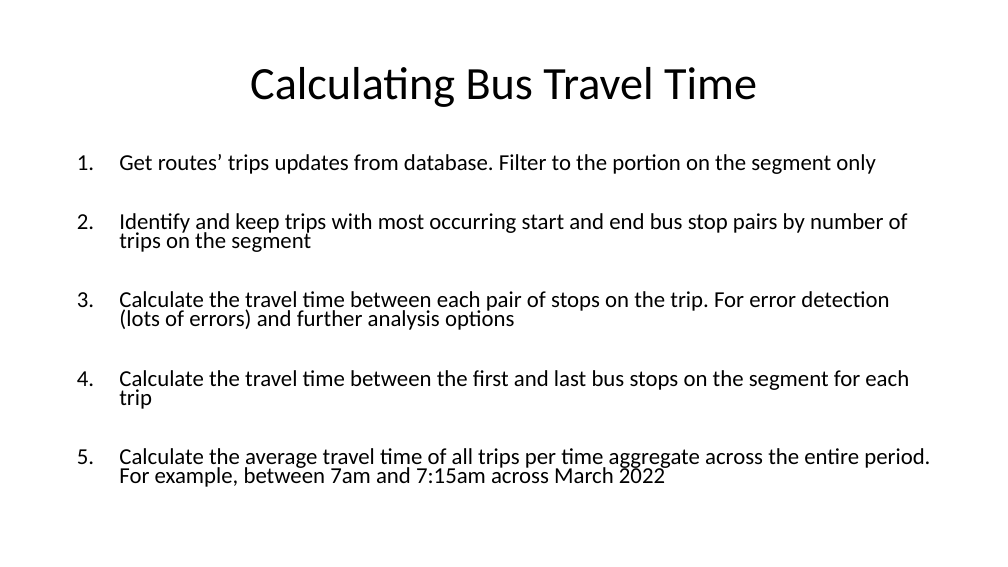
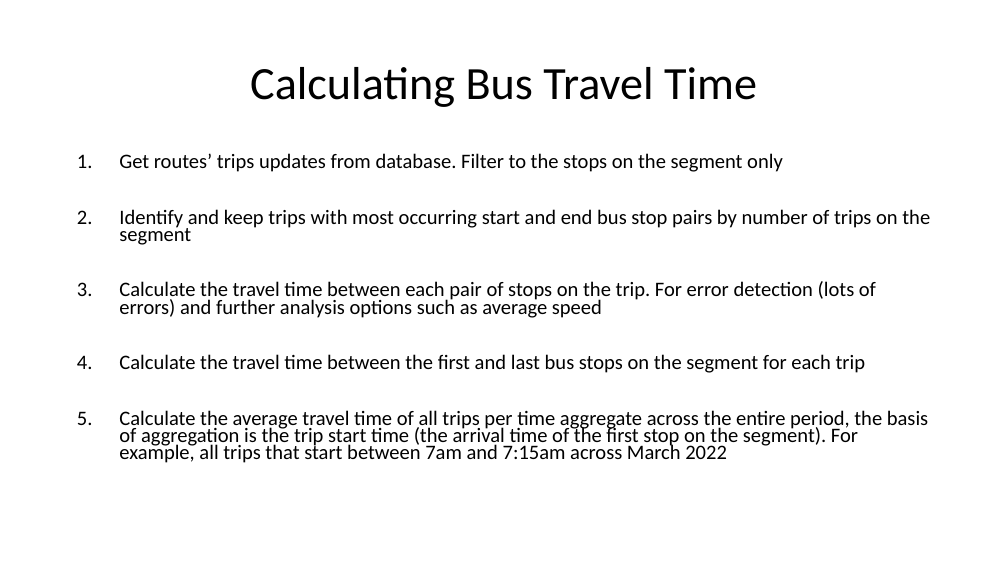
Before and after one commit to imalh2/ETC5543-Lynxx, a slide deck: slide 12 of team-presentation/team_presentation.pptx. Drawn at 1008x567 pixels with LibreOffice and Linux fonts; fonts in the diff are those of the drawing. Boxes give left, top, right and bottom in pixels: in the first picture for what was removed or moved away, otherwise in the second. Text is boxed around its words. In the diff, an @@ line names an element or a change of style, - is before the commit and + after.

Commit message:
last updates to presentation

```diff
--- a/team-presentation/team_presentation.pptx
+++ b/team-presentation/team_presentation.pptx
@@ text at [119, 153, 783, 172]: text changed; size 21.7 to 19.6 pt @@
-1. Get routes’ trips updates from database. Filter to the portion on the segment only
+1. Get routes’ trips updates from database. Filter to the stops on the segment only
@@ text at [119, 209, 930, 373]: size 21.7 to 19.6 pt in "Identify and keep trips with most occurring ...", "Calculate the travel time between the first ..." @@
@@ text at [119, 281, 876, 318]: text changed; size 21.7 to 19.6 pt @@
-3. Calculate the travel time between each pair of stops on the trip. For error detection (lots of errors) and further analysis options
+3. Calculate the travel time between each pair of stops on the trip. For error detection (lots of errors) and further analysis options such as average speed
@@ text at [119, 410, 928, 463]: text changed; size 21.7 to 19.6 pt @@
-5. Calculate the average travel time of all trips per time aggregate across the entire period. For example, between 7am and 7:15am across March 2022
+5. Calculate the average travel time of all trips per time aggregate across the entire period, the basis of aggregation is the trip start time (the arrival time of the first stop on the segment). For example, all trips that start between 7am and 7:15am across March 2022
```
Also in this commit, not shown: 12 other slides changed, 1 slide added, 5 other files.
